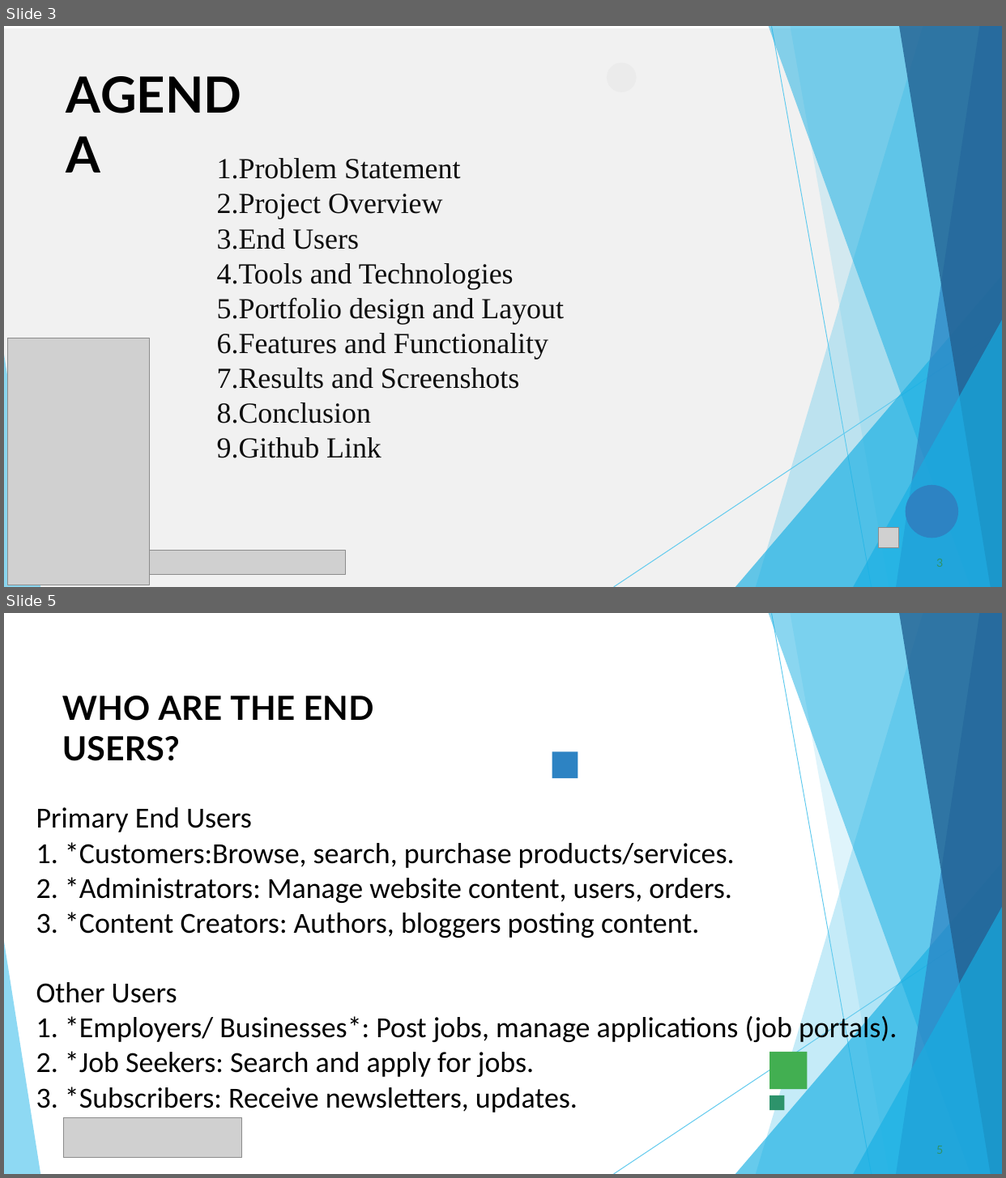
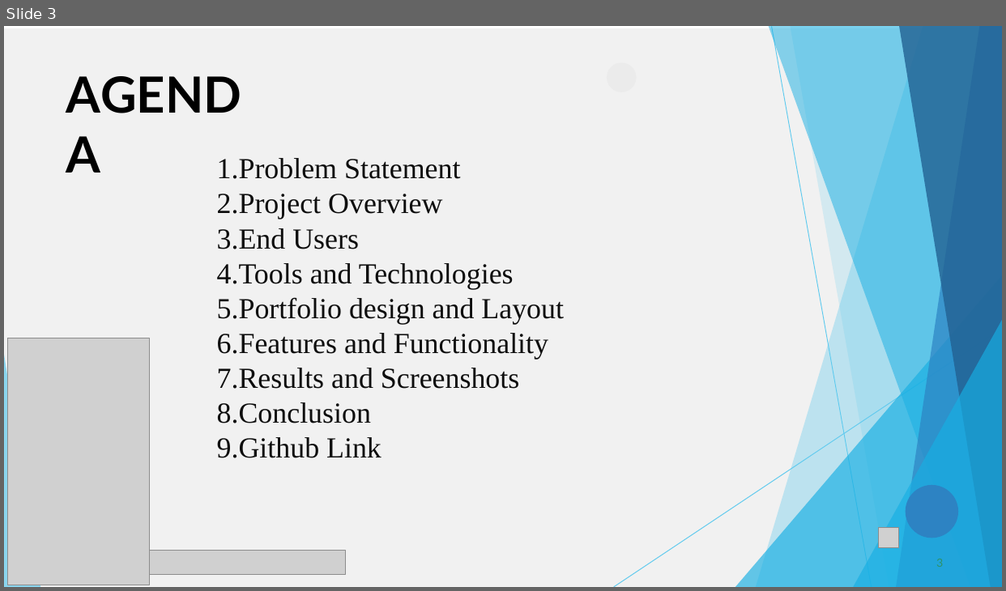
Before and after one commit to bhavani1612007-debug/Bhavani, a slide deck: PPT FWD TNSDC 2025 (2).pptx. Shown one above the other, each under a label of ours: slides 3 and 5 before the commit, slide 3 after it; the slides between them are not shown. The pictures are 1006x1178 and 1006x591 pixels, drawn with LibreOffice and Linux fonts; fonts in the diff are those of the drawing; grey boxes stand for pictures. Boxes give left, top, right and bottom in pixels: in the first picture for what was removed or moved away, otherwise in the second. Text is boxed around its words. In the diff, an @@ line names an element or a change of style, - is before the commit and + after.

```diff
--- a/PPT FWD TNSDC 2025 (2).pptx
+++ b/PPT FWD TNSDC 2025 (2).pptx
@@ slide 5 removed at bbox=[4, 613, 1002, 1174], background #FFFFFF @@
@@ freeform shape removed at bbox=[756, 613, 1002, 1174] @@
@@ freeform shape removed at bbox=[769, 613, 1002, 1174] @@
@@ freeform shape removed at bbox=[772, 614, 872, 1174] @@
@@ freeform shape removed at bbox=[790, 613, 1002, 1174] @@
@@ freeform shape removed at bbox=[897, 613, 1002, 1174] @@
@@ freeform shape removed at bbox=[899, 613, 1002, 1174] @@
@@ title removed at bbox=[62, 696, 374, 761] @@
-WHO ARE THE END USERS?
@@ freeform shape removed at bbox=[552, 752, 577, 777] @@
@@ text removed at bbox=[36, 807, 897, 1113] @@
-Primary End Users
-1. *Customers:Browse, search, purchase products/services.
-2. *Administrators: Manage website content, users, orders.
-3. *Content Creators: Authors, bloggers posting content.
-Other Users
-1. *Employers/ Businesses*: Post jobs, manage applications (job portals).
-2. *Job Seekers: Search and apply for jobs.
-3. *Subscribers: Receive newsletters, updates.
@@ freeform shape removed at bbox=[735, 862, 1002, 1174] @@
@@ freeform shape removed at bbox=[614, 915, 1002, 1174] @@
@@ freeform shape removed at bbox=[853, 907, 1002, 1174] @@
@@ freeform shape removed at bbox=[4, 942, 40, 1174] @@
@@ freeform shape removed at bbox=[769, 1052, 808, 1089] @@
@@ freeform shape removed at bbox=[769, 1096, 785, 1111] @@
@@ picture removed at bbox=[63, 1118, 242, 1158] @@
@@ page number removed at bbox=[936, 1146, 943, 1154] @@
-5
```
Also in this commit, not shown: 2 other slides changed, 8 slides added, 6 other slides removed.
